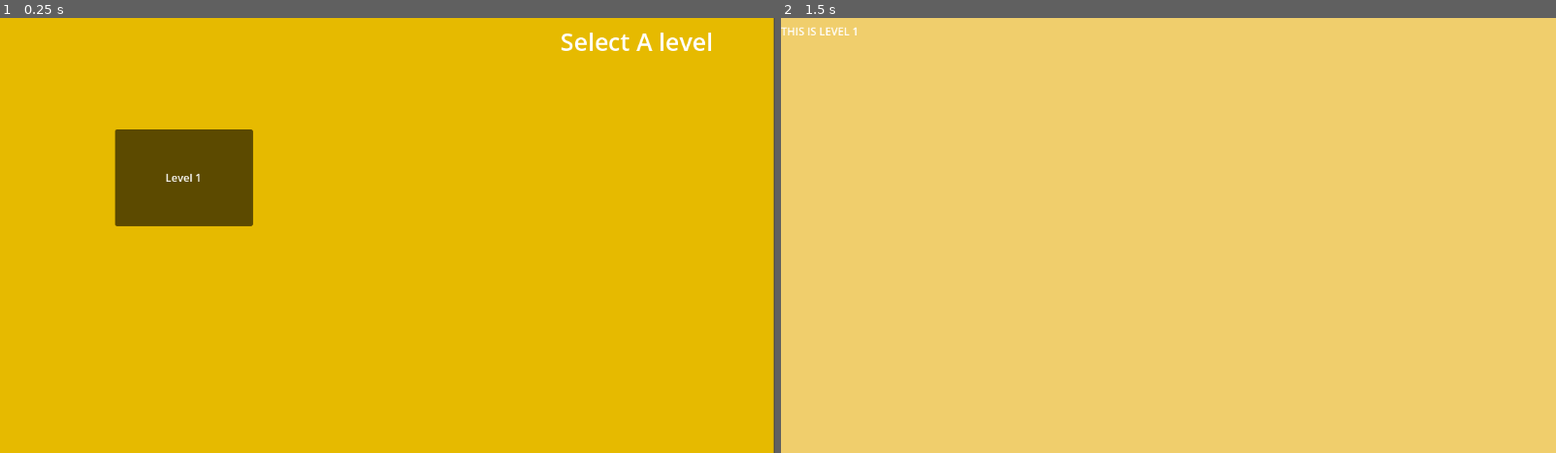
Above: before the commit, frames 1-2 (left to right).
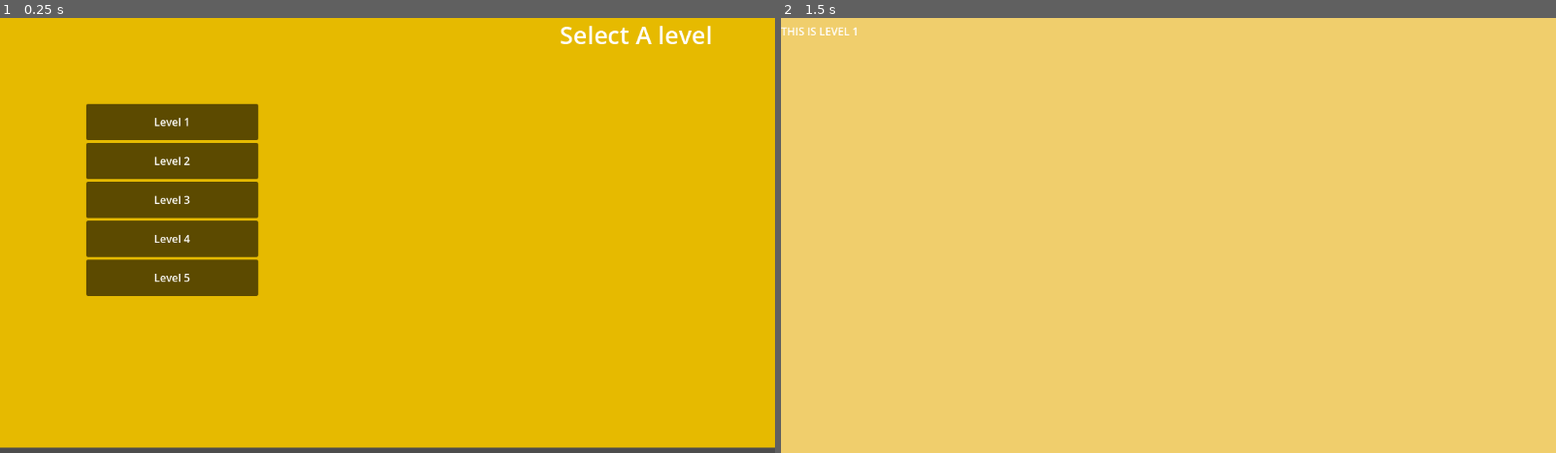
Above: after the commit, the same moments.

Repository: jmulholland4014/HiveMight
Game: Godot game, scene res://UI/LevelSelect/level_select.tscn
The game is run twice, just before and just after one commit, with the same random seed, the same clock (stepped at 60 frames per second) and the same inputs.
Inputs (mouse positions are in pixels of both pictures, inside the frame that each line leads up to):
- Up to frame 1 (0.25 s): no input
- Up to frame 2 (1.5 s): click (1315, 200) at 0.52 s; click "Level 1" (after the commit: "Level 2") at 1.25 s

The runs differ from the first frame. In frame 1, 8.3% of the frame differs, in the area x 0-100%, y 0-100%; in frame 2, nothing differs.

Commit message:
Formatted buttons properly and testing TextureButton node for art
ignore test image

Diff:
--- a/UI/LevelSelect/level_select.tscn
+++ b/UI/LevelSelect/level_select.tscn
@@ -7,47 +7,112 @@
 anchors_preset = 15
 anchor_right = 1.0
 anchor_bottom = 1.0
+offset_bottom = -8.0
 grow_horizontal = 2
 grow_vertical = 2
 
 [node name="ColorRect" type="ColorRect" parent="."]
 layout_mode = 0
-offset_right = 1150.0
-offset_bottom = 648.0
+offset_right = 1152.0
+offset_bottom = 640.0
 color = Color(0.901961, 0.729412, 0, 1)
-
-[node name="MarginContainer" type="MarginContainer" parent="."]
-layout_mode = 1
-anchors_preset = -1
-offset_right = 40.0
-offset_bottom = 40.0
-
-[node name="VBoxContainer" type="VBoxContainer" parent="MarginContainer"]
-layout_mode = 2
-
-[node name="GridContainer" type="GridContainer" parent="MarginContainer/VBoxContainer"]
-layout_mode = 2
 
 [node name="Label" type="Label" parent="."]
 layout_mode = 0
-offset_left = 833.0
-offset_top = 10.0
-offset_right = 1142.0
-offset_bottom = 63.0
+offset_left = 832.0
+offset_right = 1144.0
+offset_bottom = 61.0
 theme_override_font_sizes/font_size = 36
 text = "Select A level"
 
-[node name="LevelButton" type="Button" parent="."]
+[node name="VBoxContainer" type="VBoxContainer" parent="."]
 layout_mode = 2
-offset_left = 171.0
-offset_top = 166.0
-offset_right = 376.0
-offset_bottom = 310.0
+offset_left = 128.0
+offset_top = 128.0
+offset_right = 384.0
+offset_bottom = 414.0
+
+[node name="LevelButton" type="Button" parent="VBoxContainer"]
+layout_mode = 2
 toggle_mode = true
 button_pressed = true
 action_mode = 0
 text = "Level 1"
+vertical_icon_alignment = 0
 script = ExtResource("1_5fshh")
 level_path = "res://UI/Levels/level_1.tscn"
 
-[connection signal="pressed" from="LevelButton" to="LevelButton" method="_on_pressed"]
+[node name="TextureButton" type="TextureButton" parent="VBoxContainer/LevelButton"]
+layout_mode = 0
+offset_left = 405.0
+offset_top = -2.0
+offset_right = 929.0
+offset_bottom = 296.0
+
+[node name="LevelButton2" type="Button" parent="VBoxContainer"]
+layout_mode = 2
+toggle_mode = true
+button_pressed = true
+action_mode = 0
+text = "Level 2"
+vertical_icon_alignment = 0
+script = ExtResource("1_5fshh")
+level_path = "res://UI/Levels/level_1.tscn"
+
+[node name="TextureButton" type="TextureButton" parent="VBoxContainer/LevelButton2"]
+layout_mode = 0
+offset_left = -171.0
+offset_top = 110.0
+offset_right = -131.0
+offset_bottom = 150.0
+
+[node name="LevelButton3" type="Button" parent="VBoxContainer"]
+layout_mode = 2
+toggle_mode = true
+button_pressed = true
+action_mode = 0
+text = "Level 3"
+vertical_icon_alignment = 0
+script = ExtResource("1_5fshh")
+level_path = "res://UI/Levels/level_1.tscn"
+
+[node name="TextureButton" type="TextureButton" parent="VBoxContainer/LevelButton3"]
+layout_mode = 0
+offset_right = 40.0
+offset_bottom = 40.0
+
+[node name="LevelButton4" type="Button" parent="VBoxContainer"]
+layout_mode = 2
+toggle_mode = true
+button_pressed = true
+action_mode = 0
+text = "Level 4"
+vertical_icon_alignment = 0
+script = ExtResource("1_5fshh")
+level_path = "res://UI/Levels/level_1.tscn"
+
+[node name="TextureButton" type="TextureButton" parent="VBoxContainer/LevelButton4"]
+layout_mode = 0
+offset_right = 40.0
+offset_bottom = 40.0
+
+[node name="LevelButton5" type="Button" parent="VBoxContainer"]
+layout_mode = 2
+toggle_mode = true
+button_pressed = true
+action_mode = 0
+text = "Level 5"
+vertical_icon_alignment = 0
+script = ExtResource("1_5fshh")
+level_path = "res://UI/Levels/level_1.tscn"
+
+[node name="TextureButton" type="TextureButton" parent="VBoxContainer/LevelButton5"]
+layout_mode = 0
+offset_right = 251.0
+offset_bottom = 60.0
+
+[connection signal="pressed" from="VBoxContainer/LevelButton" to="VBoxContainer/LevelButton" method="_on_pressed"]
+[connection signal="pressed" from="VBoxContainer/LevelButton2" to="VBoxContainer/LevelButton2" method="_on_pressed"]
+[connection signal="pressed" from="VBoxContainer/LevelButton3" to="VBoxContainer/LevelButton3" method="_on_pressed"]
+[connection signal="pressed" from="VBoxContainer/LevelButton4" to="VBoxContainer/LevelButton4" method="_on_pressed"]
+[connection signal="pressed" from="VBoxContainer/LevelButton5" to="VBoxContainer/LevelButton5" method="_on_pressed"]
Binary file added: combee.jpg
Not shown, added: combee.jpg.import
